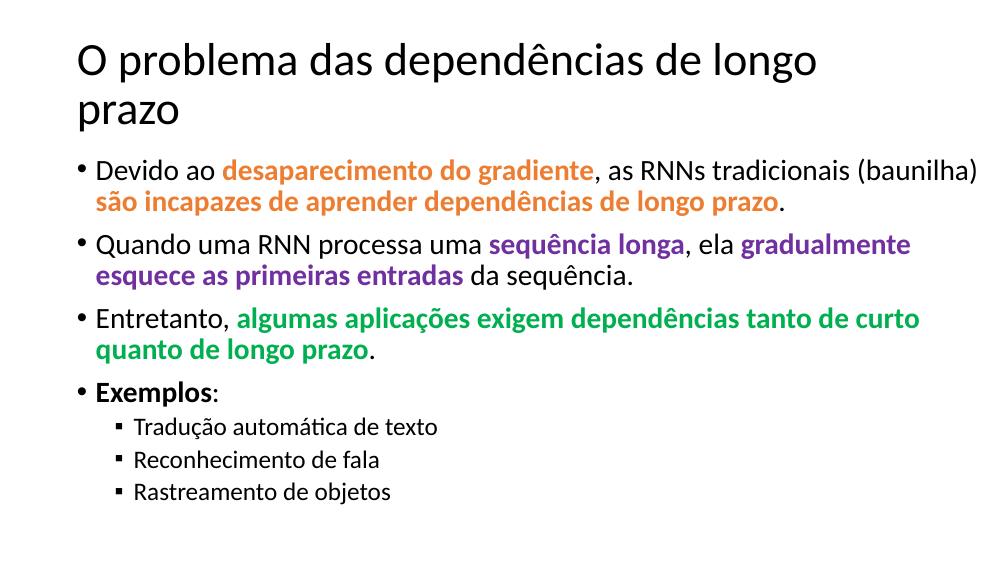
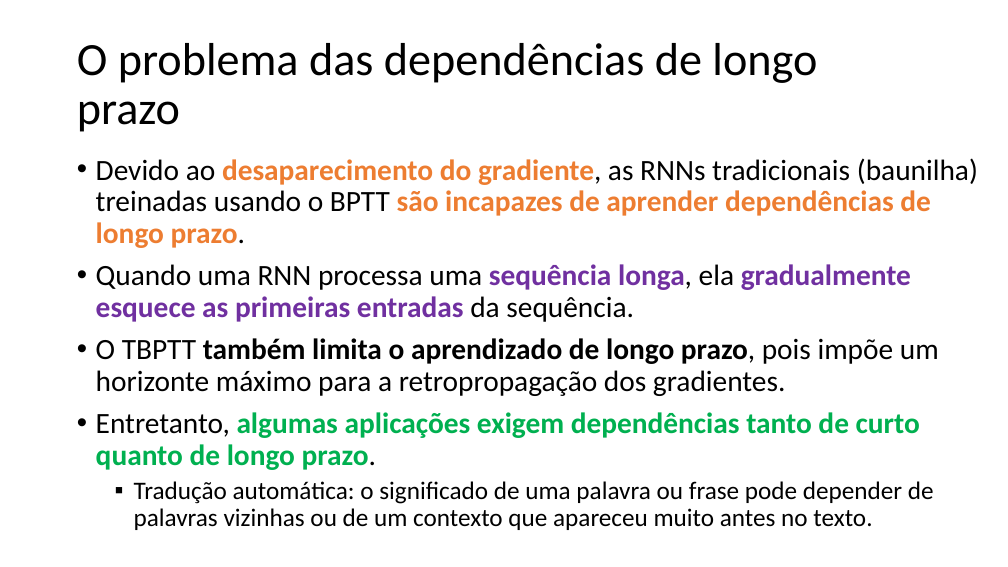
Before and after one commit to zz4fap/c24_inteligencia_artificial, a slide deck: slide 38 of slides/C24_RNN.pptx (slide 41 before the commit). Drawn at 1008x567 pixels with LibreOffice and Linux fonts; fonts in the diff are those of the drawing. Boxes give left, top, right and bottom in pixels: in the first picture for what was removed or moved away, otherwise in the second. Text is boxed around its words. In the diff, an @@ line names an element or a change of style, - is before the commit and + after.

Commit message:
update of slides

```diff
--- a/slides/C24_RNN.pptx
+++ b/slides/C24_RNN.pptx
@@ text at [96,158,978,248]: text changed @@
-• Devido ao desaparecimento do gradiente, as RNNs tradicionais (baunilha) são incapazes de aprender dependências de longo prazo.
+• Devido ao desaparecimento do gradiente, as RNNs tradicionais (baunilha) treinadas usando o BPTT são incapazes de aprender dependências de longo prazo.
@@ text at [96,338,939,396]: paragraph added @@
+• O TBPTT também limita o aprendizado de longo prazo, pois impõe um horizonte máximo para a retropropagação dos gradientes.
@@ text at [134,481,934,530]: text changed @@
-• Exemplos:
-  ▪ Tradução automática de texto
-  ▪ Reconhecimento de fala
-  ▪ Rastreamento de objetos
+  ▪ Tradução automática: o significado de uma palavra ou frase pode depender de palavras vizinhas ou de um contexto que apareceu muito antes no texto.
```
Also in this commit, not shown: 2 other slides changed, 1 slide added, 2 slides removed.
